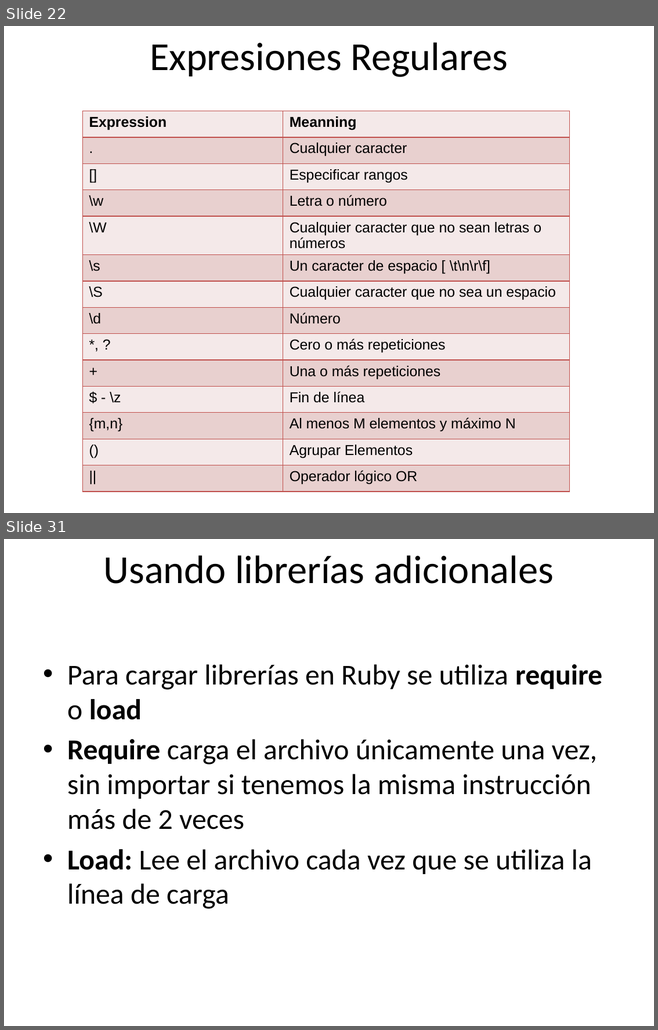
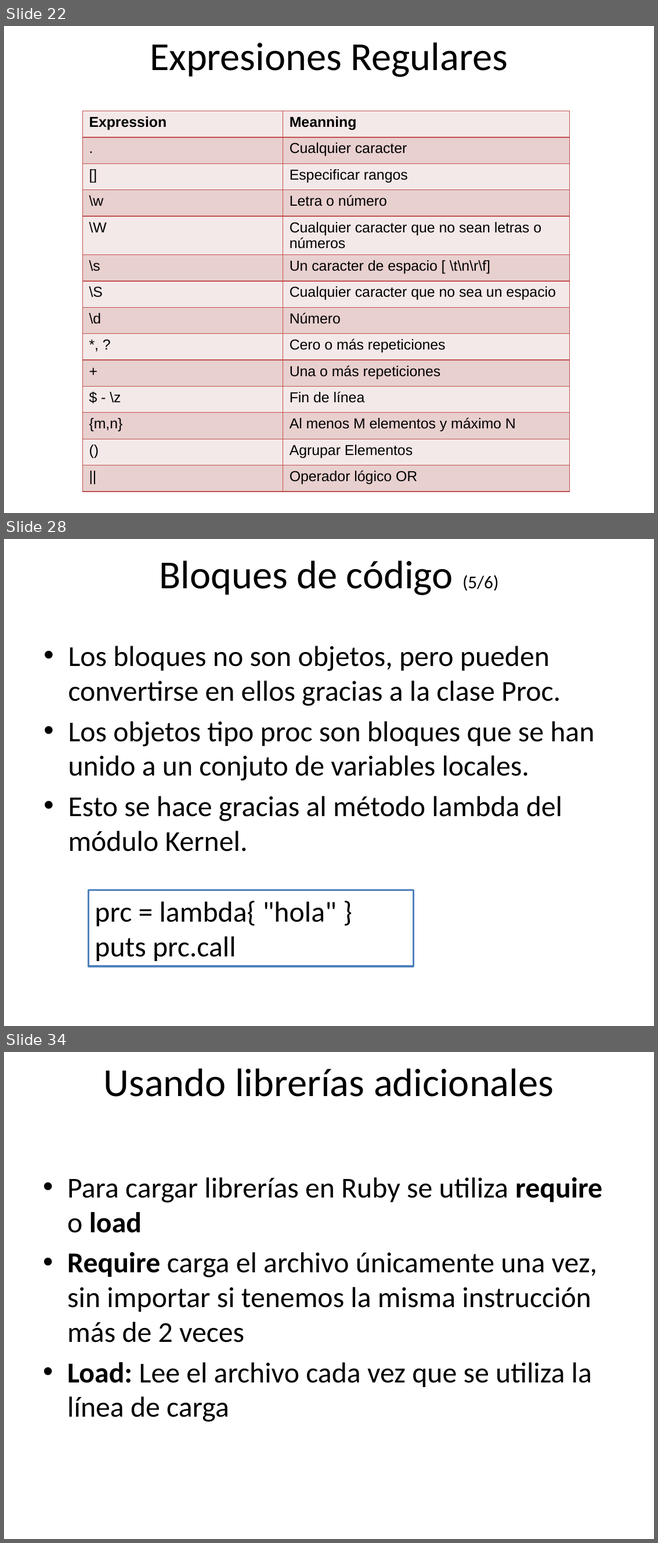
Before and after one commit to rarodriguez/curso_rails, a slide deck: presentaciones/Clase 2-Introduccion a Ruby.pptx. Shown one above the other, each under a label of ours: slides 22 and 31 before the commit, slides 22, 28 and 34 after it; the slides between them are not shown. The pictures are 658x1030 and 658x1543 pixels, drawn with LibreOffice and Linux fonts; fonts in the diff are those of the drawing; background and template pictures are left out. Boxes give left, top, right and bottom in pixels: in the first picture for what was removed or moved away, otherwise in the second. Text is boxed around its words. In the diff, an @@ line names an element or a change of style, - is before the commit and + after.

Commit message:
agregando una version beta de la presentacion de la clase 2

```diff
--- a/presentaciones/Clase 2-Introduccion a Ruby.pptx
+++ b/presentaciones/Clase 2-Introduccion a Ruby.pptx
@@ slide 28 added at bbox=[4, 539, 654, 1026], background picture (left out) @@
@@ title added at bbox=[159, 560, 498, 595], 44 pt, text #000000 @@
+Bloques de código (5/6)
@@ text added at bbox=[68, 646, 594, 852], 32 pt, text #000000 @@
+• Los bloques no son objetos, pero pueden convertirse en ellos gracias a la clase Proc.
+• Los objetos tipo proc son bloques que se han unido a un conjuto de variables locales.
+• Esto se hace gracias al método lambda del módulo Kernel.
@@ rectangle added at bbox=[89, 890, 413, 966], fill #FFFFFF, outline #4F81BD 2 pt, 32 pt, text #000000 @@
+prc = lambda{ "hola" }
+puts prc.call
@@ what was slide 31 is now slide 34 @@
```
Also in this commit, not shown: 10 slides changed, 2 other slides added.
